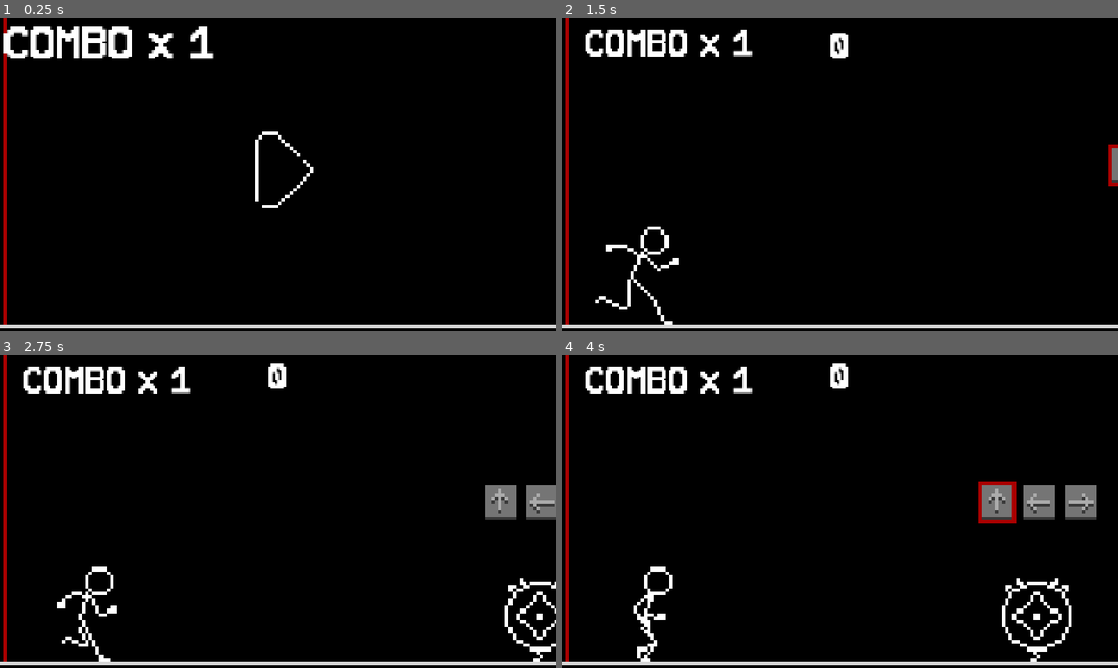
Above: before the commit, frames 1-4 (two rows, left to right).
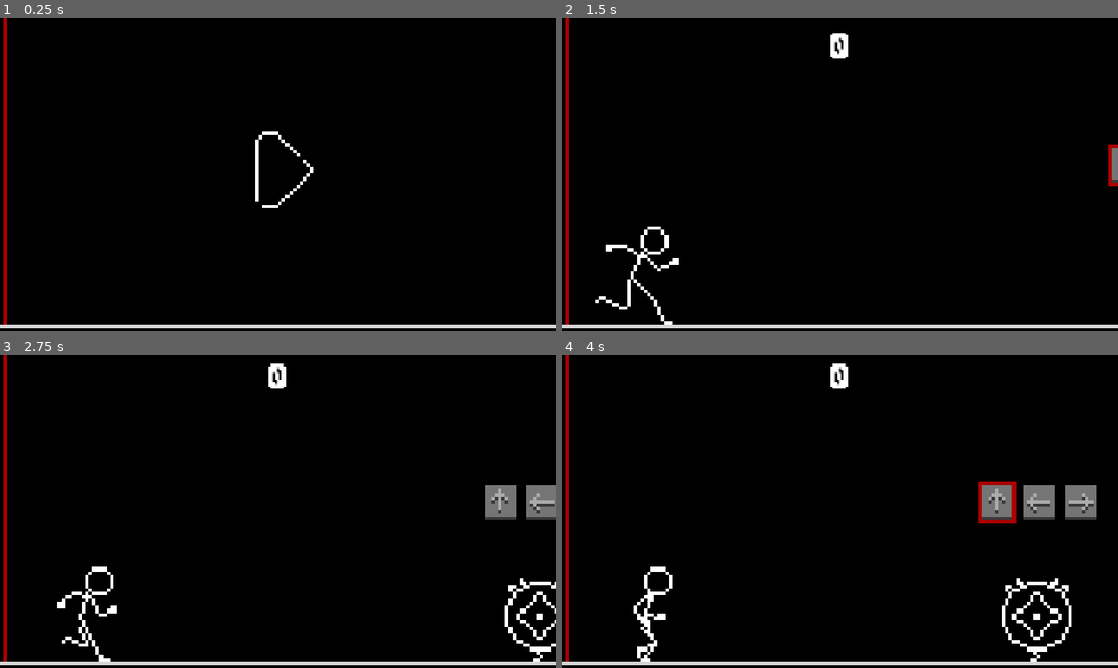
Above: after the commit, the same moments.

Repository: rocketCarlos/JumpingStickman
Game: Godot game, scene res://scenes/main.tscn
The game is run twice, just before and just after one commit, with the same random seed, the same clock (stepped at 60 frames per second) and the same inputs.
Inputs (mouse positions are in pixels of both pictures, inside the frame that each line leads up to):
- Up to frame 1 (0.25 s): no input
- Up to frame 2 (1.5 s): move the mouse to (845, 171) at 0.52 s; hold Up (uppercut) 0.53-1.28 s; click (845, 171) at 0.6 s; tap Space (jump) at 0.77 s; move the mouse to (728, 190) at 1.27 s; hold Down (downwards_punch) from 1.28 s (still down); tap Right (front_kick) at 1.35 s
- Up to frame 3 (2.75 s): tap Space (jump) at 1.52 s; move the mouse to (333, 442) at 2.02 s; release Down (downwards_punch) at 2.03 s; hold Up (uppercut) from 2.03 s (still down); tap Left (spin_kick) at 2.1 s
- Up to frame 4 (4 s): move the mouse to (812, 574) at 2.77 s; click (812, 574) at 2.85 s; tap Space (jump) at 3.02, 3.77 s; move the mouse to (1006, 558) at 3.52 s; release Up (uppercut) at 3.53 s; hold Down (downwards_punch) from 3.53 s (still down); tap Right (front_kick) at 3.6 s

The runs differ from the first frame. In frame 1, 2.0% of the frame differs, in the area x 0-39%, y 2-14%; in frame 2, 1.3%; in frame 3, 1.3%; in frame 4, 1.3%.

Commit message:
Add combo animations and manage progress with combo

Diff:
--- a/combo_holder.gd
+++ b/combo_holder.gd
@@ -1,26 +1,55 @@
 extends Label
 
 @onready var combo_label = $Combo
+@onready var timer = $Timer
 
-var animation_tween = create_tween()
+@onready var animation_tween = null
+
+var timer_time: float = 0.0
+
 
 var combo_value: int = 0:
 	set(value):
 		combo_value = value
 		combo_label.text = str(value)
+		if value < 10:
+			hide()
+		else:
+			show()
+			if value == 10:
+				var position_tween = create_tween()
+				position = Vector2(-650.0, 40.0)
+				position_tween.tween_property(self, 'position', Vector2(78.0, 40.0), 0.33).set_trans(Tween.TRANS_BACK).set_ease(Tween.EASE_OUT)
 
 func _ready() -> void:
-	do_animation()
+	Globals.combo_updated.connect(_on_combo_updated)
+	timer.start()
 
 func _process(delta: float) -> void:
 	pivot_offset = size / 2
-	pass
 
-func do_animation() -> void:
-	animation_tween.kill()
+
+func update_timer() -> void:
+	if combo_value > 0:
+		timer_time = 1.0/((int(combo_value/100)+1))
+	else:
+		scale = Vector2(1, 1)
+
+func _on_combo_updated() -> void:
+	combo_value = Globals.combo
+	if visible:
+		update_timer()
+
+
+func _on_timer_timeout() -> void:
+	if animation_tween:
+		animation_tween.kill()
 	animation_tween = create_tween()
-	scale = Vector2(1.0, 1.0)
 
-	for i in range(12):
-		animation_tween.tween_property(self, "scale", Vector2(1.25, 1.25), 0.05)
-		animation_tween.tween_property(self, "scale", Vector2(1.0, 1.0), 0.05)
+	var final_size = Vector2(1.0+combo_value/100.0, 1.0+combo_value/100.0)
+
+	if scale == final_size:
+		animation_tween.tween_property(self, "scale", Vector2(1.0, 1.0), timer_time)
+	else:
+		animation_tween.tween_property(self, "scale", final_size, timer_time)
+	timer.start(timer_time)
--- a/globals/globals.gd
+++ b/globals/globals.gd
@@ -16,6 +16,8 @@
 
 var defeated_enemies = 0
 
+var combo = 0
+
 signal game_start
 signal game_end
 
@@ -33,3 +35,5 @@
 signal enemy_died
 # emitted when an enemy is spawned
 signal new_enemy
+# emmited to update the combo
+signal combo_updated
--- a/scenes/combo_holder.tscn
+++ b/scenes/combo_holder.tscn
@@ -13,8 +13,8 @@
 
 [node name="ComboHolder" type="Label"]
 texture_filter = 3
-offset_right = 64.0
-offset_bottom = 12.0
+offset_right = 512.0
+offset_bottom = 96.0
 text = "COMBO x "
 label_settings = SubResource("LabelSettings_33opf")
 script = ExtResource("2_p4doa")
@@ -32,3 +32,8 @@
 grow_vertical = 2
 text = "1"
 label_settings = SubResource("LabelSettings_06v7y")
+
+[node name="Timer" type="Timer" parent="."]
+one_shot = true
+
+[connection signal="timeout" from="Timer" to="." method="_on_timer_timeout"]
--- a/scenes/main.tscn
+++ b/scenes/main.tscn
@@ -62,6 +62,7 @@
 horizontal_alignment = 1
 
 [node name="ComboHolder" parent="UIHolder" instance=ExtResource("7_o6xl0")]
+visible = false
 layout_mode = 1
 offset_left = 78.0
 offset_top = 40.0
--- a/scripts/attack.gd
+++ b/scripts/attack.gd
@@ -3,7 +3,6 @@
 
 # Called when the node enters the scene tree for the first time.
 func _ready() -> void:
-	print('añlive')
 	play()
 
 
--- a/scripts/enemy.gd
+++ b/scripts/enemy.gd
@@ -135,6 +135,8 @@
 func _on_do_action(action: Globals.actions):
 	if action != combo[combo_progress]:
 		Globals.combo_failed.emit()
+		Globals.combo = 0
+		Globals.combo_updated.emit()
 		arrow_holder.arrow_array[combo_progress].change_outline('red')
 		combo_progress = 0
 		animation_progress = 0
@@ -149,6 +151,8 @@
 		combo_progress += 1
 		if combo_progress >= combo.size():
 			Globals.combo_succeeded.emit()
+			Globals.combo += 1
+			Globals.combo_updated.emit()
 			for arrow in arrow_holder.arrow_array:
 				arrow.change_outline('gold')
 
--- a/scripts/enemy_spawner.gd
+++ b/scripts/enemy_spawner.gd
@@ -18,4 +18,4 @@
 	Globals.defeated_enemies += 1
 	var enemy = enemy_scene.instantiate()
 	call_deferred('add_child', enemy)
-	Engine.time_scale += 0.02
+	Engine.time_scale = 1 + (0.02)*Globals.combo
--- a/scripts/main.gd
+++ b/scripts/main.gd
@@ -42,7 +42,7 @@
 	button_play.restart()
 
 func _on_enemy_died() -> void:
-	set_score(score+1)
+	set_score(score + 1 + int(Globals.combo/10))
 
 func set_score(value: int) -> void:
 	score = value
--- a/scripts/player.gd
+++ b/scripts/player.gd
@@ -218,4 +218,6 @@
 
 func _on_combo_timer_timeout() -> void:
 	Globals.combo_timeout.emit()
-#endregion
+	Globals.combo = 0
+	Globals.combo_updated.emit()
+#endregion
Not shown, changed: requirements.txt
